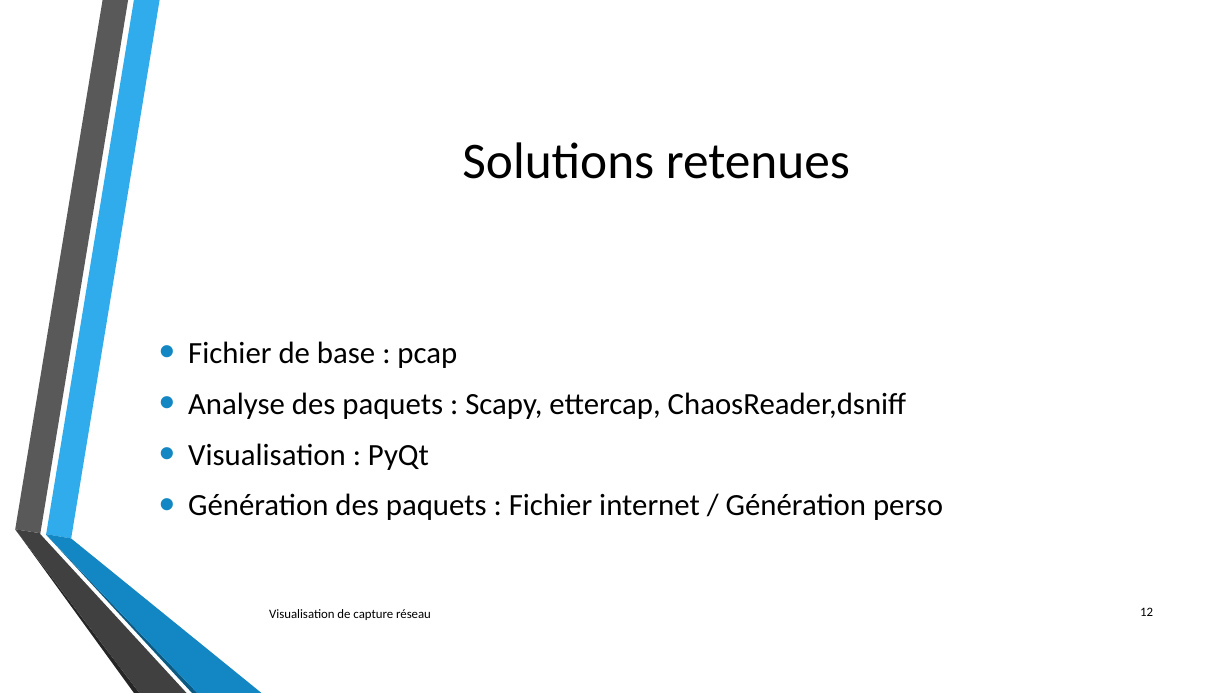
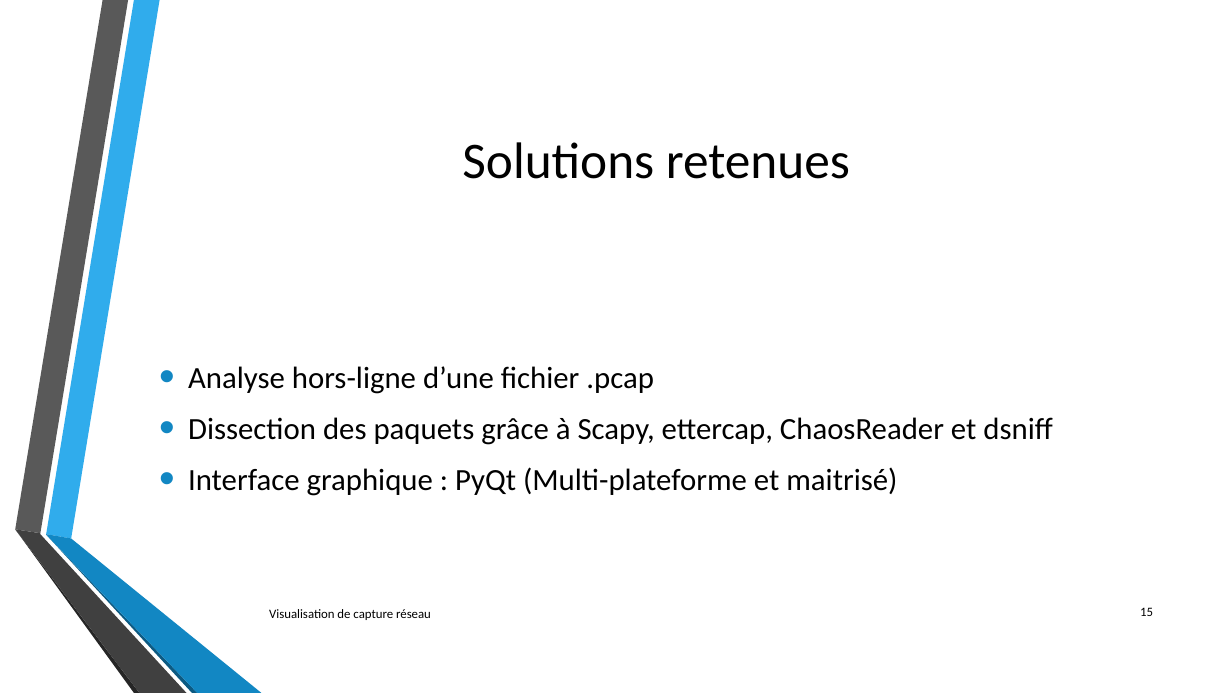
Before and after one commit to lechinoix/Pcap-visualization-project, a slide deck: slide 15 of Outils de visualisation de capture réseau.pptx (slide 12 before the commit). Drawn at 1232x693 pixels with LibreOffice and Linux fonts; fonts in the diff are those of the drawing; background and template pictures are left out. Boxes give left, top, right and bottom in pixels: in the first picture for what was removed or moved away, otherwise in the second. Text is boxed around its words. In the diff, an @@ line names an element or a change of style, - is before the commit and + after.

```diff
--- a/Outils de visualisation de capture réseau.pptx
+++ b/Outils de visualisation de capture réseau.pptx
@@ text at box(188, 366, 1052, 496): text changed @@
-• Fichier de base : pcap
-• Analyse des paquets : Scapy, ettercap, ChaosReader,dsniff
-• Visualisation : PyQt
-• Génération des paquets : Fichier internet / Génération perso
+• Analyse hors-ligne d’une fichier .pcap
+• Dissection des paquets grâce à Scapy, ettercap, ChaosReader et dsniff
+• Interface graphique : PyQt (Multi-plateforme et maitrisé)
@@ page number at box(1140, 607, 1153, 616): text changed @@
-12
+15
```
Also in this commit, not shown: 9 other slides changed, 4 slides added.
